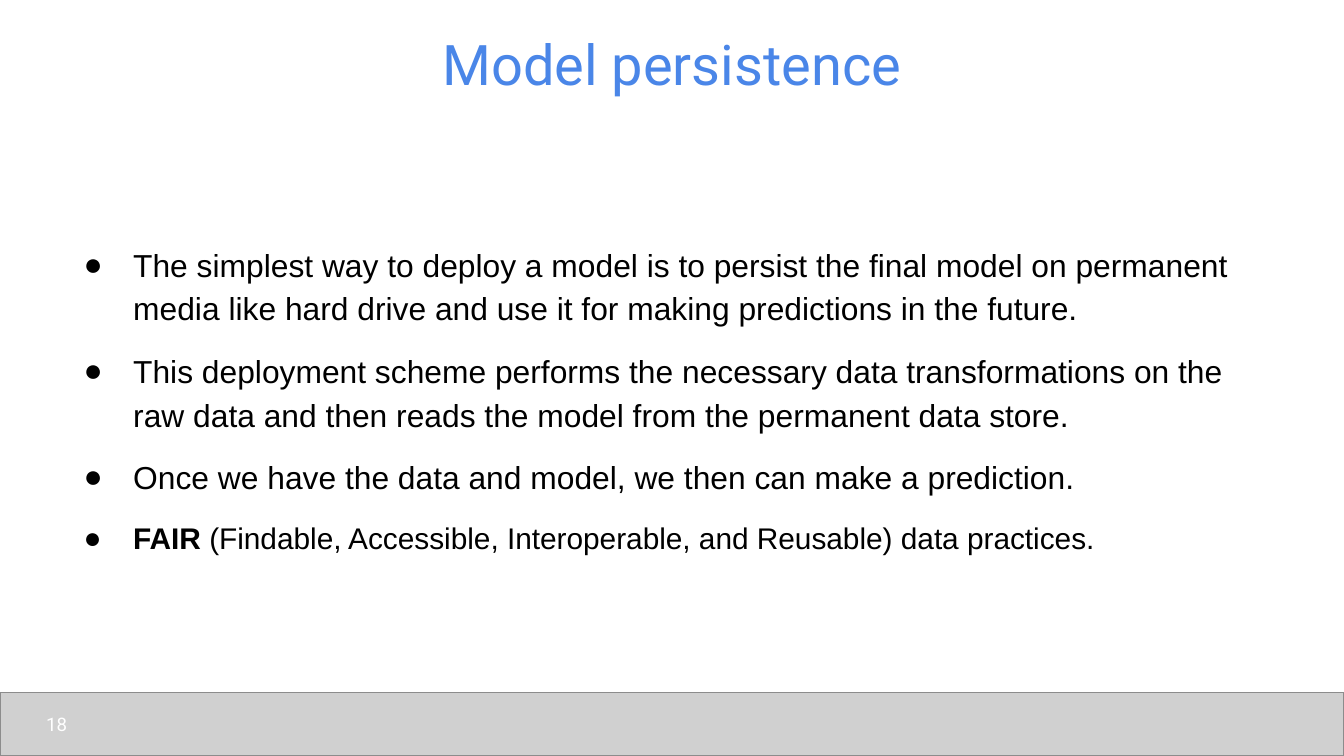
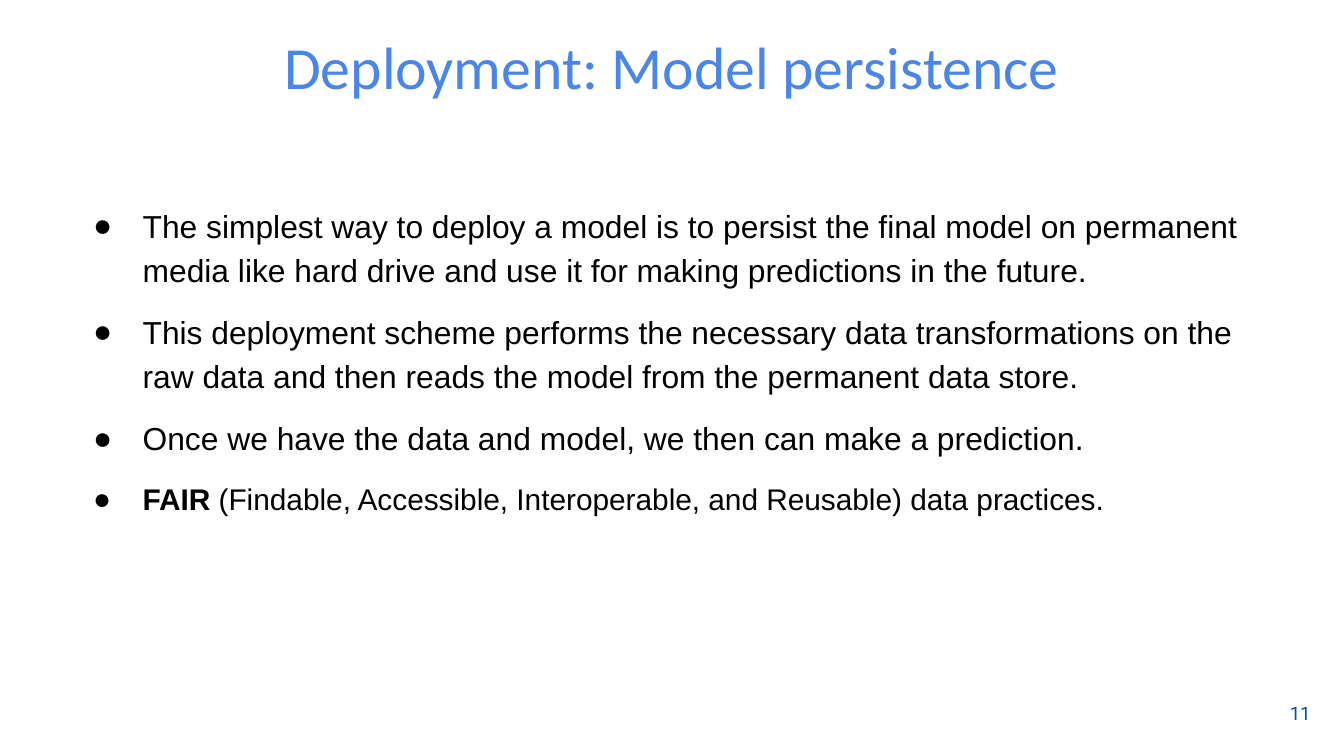
Before and after one commit to udel-cbcb/NIGMS-Sandbox-UD, a slide deck: slide 12 of Submodule_4/Lectures/Submodule_4_Lecture_2_Model_Tuning_Interpretation_Deployment.pptx (slide 18 before the commit). Drawn at 1344x756 pixels with LibreOffice and Linux fonts; fonts in the diff are those of the drawing; grey boxes stand for pictures; background and template pictures are left out. Boxes give left, top, right and bottom in pixels: in the first picture for what was removed or moved away, otherwise in the second. Text is boxed around its words. In the diff, an @@ line names an element or a change of style, - is before the commit and + after.

```diff
--- a/Submodule_4/Lectures/Submodule_4_Lecture_2_Model_Tuning_Interpretation_Deployment.pptx
+++ b/Submodule_4/Lectures/Submodule_4_Lecture_2_Model_Tuning_Interpretation_Deployment.pptx
@@ title at (x1=284, y1=47, x2=1059, y2=99): text changed; size 30 to 32 pt; font Roboto to Calibri @@
-Model persistence
+Deployment: Model persistence
@@ text "The simplest way to deploy ..." moved from (x1=133, y1=254, x2=1228, y2=555) to (x1=143, y1=215, x2=1237, y2=516) @@
@@ picture removed at (x1=0, y1=692, x2=1344, y2=755) @@
@@ page number removed at (x1=46, y1=718, x2=67, y2=731) @@
-18
@@ page number added at (x1=1290, y1=706, x2=1311, y2=720), 10 pt, text #00539F @@
+11
```
Also in this commit, not shown: 13 other slides changed, 6 slides removed, 1 other file.
